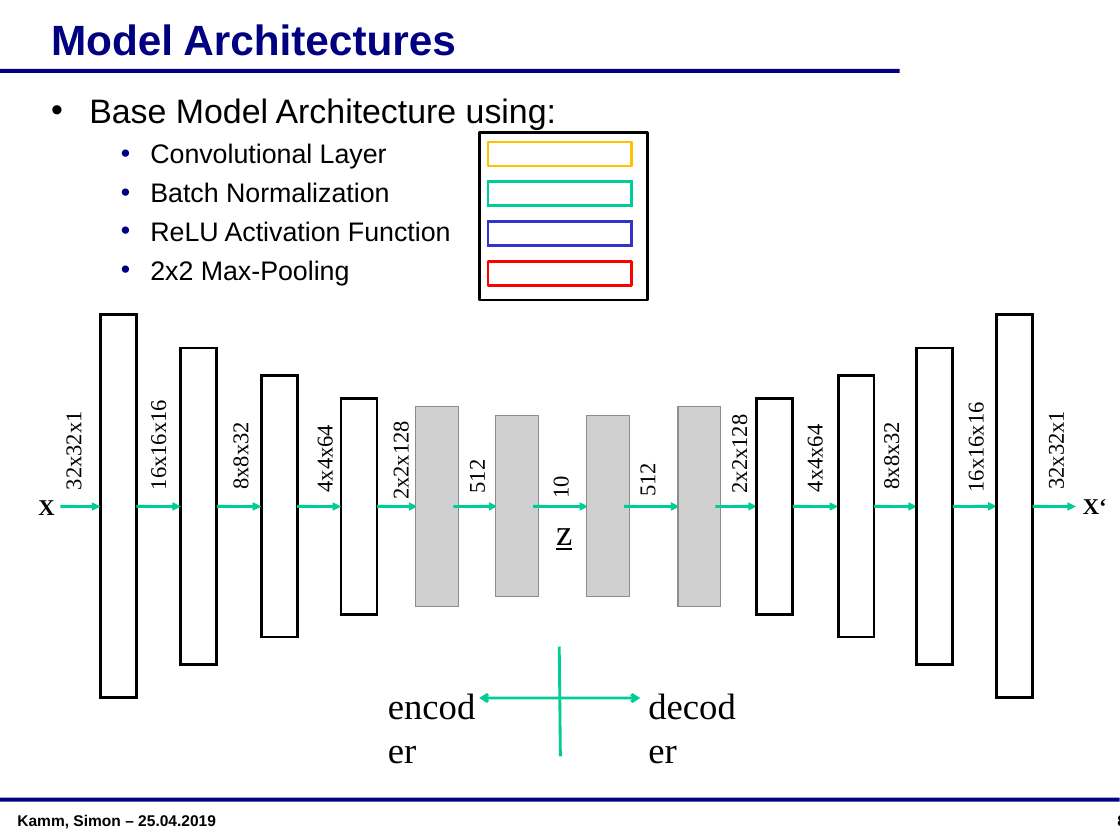
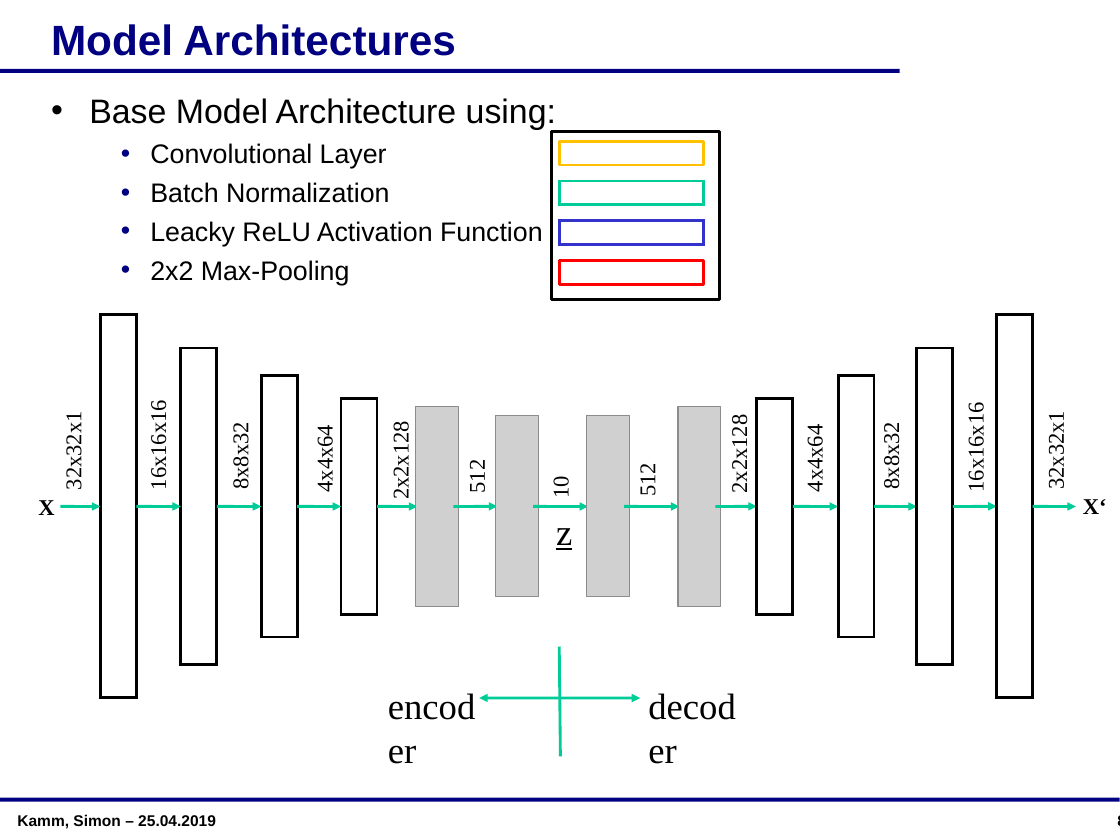
Before and after one commit to simonbuerste/Forschungsarbeit, a slide deck: slide 8 of Documentation/Pres_ResearchThesis_KammSimon.ppt. Drawn at 1120x840 pixels with LibreOffice and Linux fonts; fonts in the diff are those of the drawing; grey boxes stand for pictures; background and template pictures are left out. Boxes give left, top, right and bottom in pixels: in the first picture for what was removed or moved away, otherwise in the second. Text is boxed around its words. In the diff, an @@ line names an element or a change of style, - is before the commit and + after.

```diff
--- a/Documentation/Pres_ResearchThesis_KammSimon.ppt
+++ b/Documentation/Pres_ResearchThesis_KammSimon.ppt
@@ 5 rectangles: place and size @@
-5 rectangles at [480,132,647,300]
+5 rectangles at [552,131,720,299]
@@ text at [150,221,543,246]: text changed @@
-    • ReLU Activation Function
+    • Leacky ReLU Activation Function
```
Also in this commit, not shown: 11 other slides changed, 1 slide added.
